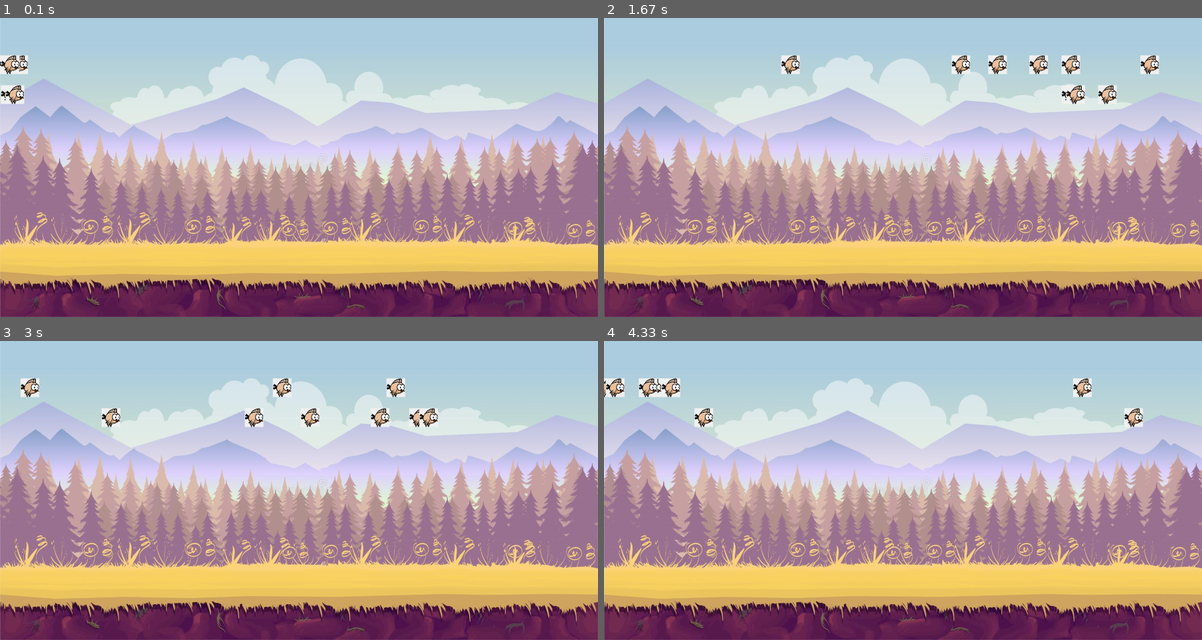
Above: before the commit, frames 1-4 (two rows, left to right).
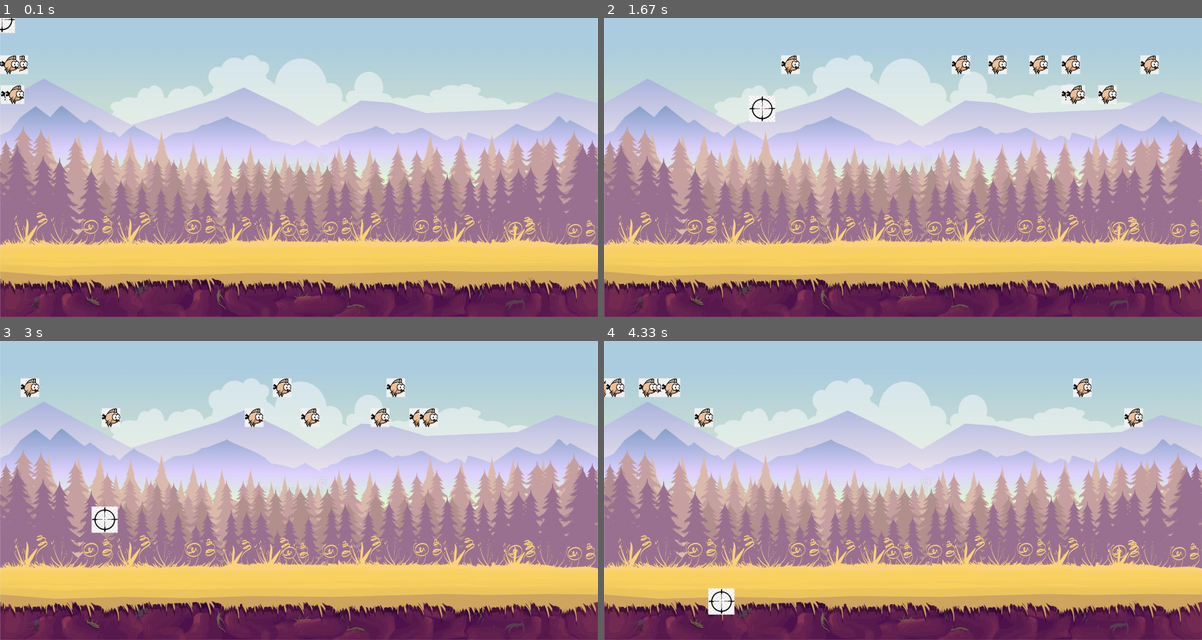
Above: after the commit, the same moments.

Repository: gus-trager/PyGame-DeSoft
Game: pygame game, started from jogo/jogo.py
Same seed, same stepped clock (60 frames per second), same inputs: the game is played once before the commit and once after it.
Inputs (mouse positions are in pixels of both pictures, inside the frame that each line leads up to):
- Up to frame 1 (0.1 s): no input
- Up to frame 2 (1.67 s): click (903, 167) at 0.38 s; click (962, 233) at 0.72 s; click (1124, 272) at 1.05 s; click (759, 107) at 1.38 s
- Up to frame 3 (3 s): click (299, 526) at 1.72 s; click (215, 427) at 2.05 s; click (508, 568) at 2.38 s; click (101, 520) at 2.72 s
- Up to frame 4 (4.33 s): click (729, 430) at 3.05 s; click (759, 541) at 3.38 s; click (1118, 559) at 3.72 s; click (723, 601) at 4.05 s

The runs differ from the first frame. In frame 1, 0.1% of the frame differs, in the area x 0-3%, y 0-6%; in frame 2, 0.2%; in frame 3, 0.4%; in frame 4, 0.4%, in the area x 17-22%, y 82-92%.

Commit message:
adicionando mira e fazendo ela andar com o mouse

Diff:
--- a/jogo/jogo.py
+++ b/jogo/jogo.py
@@ -32,6 +32,17 @@
 image_passaro2 = pygame.image.load("assets/img/passaro 2.png").convert_alpha()
 image_passaro2 = pygame.transform.scale(image_passaro1, (PASSARO_WIDTH, PASSARO_HEIGHT)).convert_alpha()
 
+
+#Mira
+MIRA_WIDTH = 70
+MIRA_HEIGHT = 70
+image_mira = pygame.image.load("assets/img/mira.png").convert_alpha()
+image_mira = pygame.transform.scale(image_mira, (MIRA_WIDTH, MIRA_HEIGHT)).convert_alpha()
+mira_rect = image_mira.get_rect(center=(WINDOW_WIDTH // 2, WINDOW_HEIGHT // 2))
+# Oculta o cursor do mouse
+pygame.mouse.set_visible(False)
+
+
 #Classes
 
 #Classe que gera e atualiza os passaros
@@ -61,7 +72,7 @@
                 self.speedx = random.randint(10, 15)
             else:
                 self.speedx = random.randint(-15, -10)
-            self.speedy = 0
+                self.speedy = 0
 
 #Grupo de passaros
 all_passaros = pygame.sprite.Group()
@@ -91,12 +102,20 @@
     #Atualiza a posição dos pássaros
     all_passaros.update()
 
+
+    #Movimento da mira
+    mouse_pos = pygame.mouse.get_pos()
+    mira_rect.center = mouse_pos
+
+
     window.fill((0, 0 ,0)) #Preenche a tela com a cor preta
     window.blit(image_backgroud, (0,0)) #Depois preenche com o backgroud
 
     #Desenha os passaros na tela
     all_passaros.draw(window)
 
+    window.blit(image_mira, mira_rect)
+
     pygame.display.update()
 
 pygame.quit()
